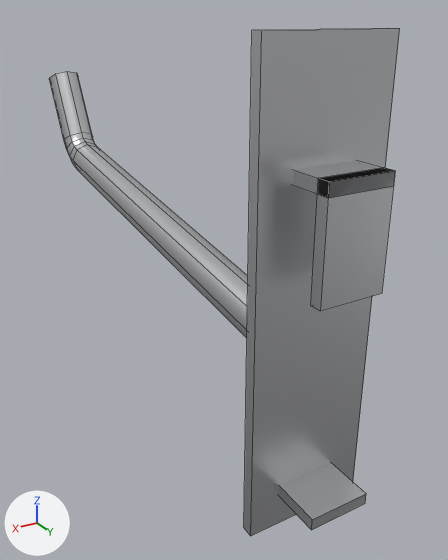
The FBX model models/werkzeugwand/einzelteile/haken_kurz.fbx, before and after one commit.
One viewpoint serves both versions: a camera (50 mm lens) standing at (0.0396, 0.0464, 0.0103) and looking at (-0.0061, -0.0298, -0.0278). Every picture has the same lights, and +X, +Y and +Z are marked at lower left. The older version comes first. Mesh edges are drawn as thin lines. Vertices at exactly the same position are counted once.

Names of what the first picture shows: 'Vorlage_Haken_kurz'.
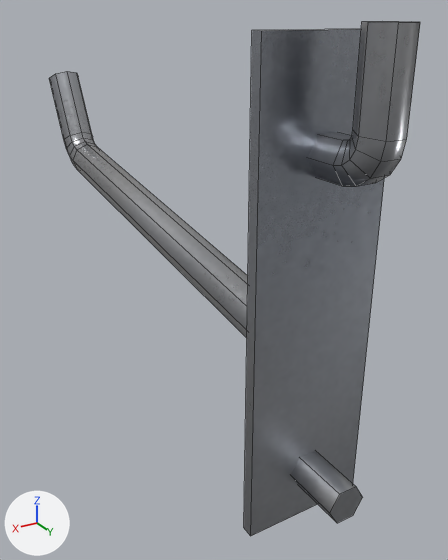
Where the change shows, as pixel boxes (x1, y1, x2, y2) in the pictures (448 x 560 px):
'Vorlage_Haken_kurz', surface changed, reshaped (darker): before (49, 28, 400, 536); after (49, 22, 420, 536)
part 1 of me_haken_kurz, added: after (291, 451, 363, 523)
part 2 of me_haken_kurz, added: after (308, 22, 420, 186)
part 3 of me_haken_kurz, deleted: before (279, 463, 366, 530)
part 4 of me_haken_kurz, deleted: before (293, 161, 395, 311)
part 5 of me_haken_kurz, surface changed (darker): before (49, 28, 400, 536); after (49, 29, 384, 536)

Diff of the bpy script that builds the scene:
```diff
--- a/models/werkzeugwand/einzelteile/haken_kurz.fbx.py
+++ b/models/werkzeugwand/einzelteile/haken_kurz.fbx.py
@@ img_lochwand_haken_rough_png @@
+img_lochwand_haken_rough_png = load_image('lochwand_haken_rough.png', '../texturen/lochwand_haken_rough.png', 512, 512, 'Non-Color')
@@ img_lochwand_haken_metal_png @@
+img_lochwand_haken_metal_png = load_image('lochwand_haken_metal.png', '../texturen/lochwand_haken_metal.png', 512, 512, 'Non-Color')
@@ img_lochwand_haken_co_png @@
+img_lochwand_haken_co_png = load_image('lochwand_haken_co.png', '../texturen/lochwand_haken_co.png', 512, 512, 'sRGB')
@@ img_lochwand_haken_normal_png @@
+img_lochwand_haken_normal_png = load_image('lochwand_haken_normal.png', '../texturen/lochwand_haken_normal.png', 512, 512, 'Non-Color')
@@ mat_lochwand_haken @@
 mat_lochwand_haken = bpy.data.materials.new('Lochwand_Haken')
-# nodes: BsdfPrincipled, OutputMaterial
-# colours: white #e1e2e5
+# nodes: BsdfPrincipled, NormalMap, OutputMaterial, TexImage x4
+# uses the picture img_lochwand_haken_co_png
+# uses the picture img_lochwand_haken_metal_png
+# uses the picture img_lochwand_haken_normal_png
+# uses the picture img_lochwand_haken_rough_png
@@ me_haken_kurz @@
 # used by ob_vorlage_haken_kurz; location = (0.0, 0.0, 0.0)
-me_haken_kurz.from_pydata(...)  # 78 vertices, 66 faces; spans x -0.008..0.008, y -0.0847..0.006, z -0.047..0.009
+me_haken_kurz.from_pydata(...)  # 110 vertices, 94 faces; spans x -0.008..0.008, y -0.0847..0.0086, z -0.047..0.0097
+# me_haken_kurz part 1: a new loose piece, a 6-sided cylinder along y spanning x -0.0024..0.0024, y -0.0008..0.007, z -0.0424..-0.0382, in mat_lochwand_haken
+# me_haken_kurz part 2: a new loose piece of 42 vertices spanning x -0.0024..0.0024, y -0.0008..0.0086, z -0.0044..0.0097, in mat_lochwand_haken
+# me_haken_kurz part 3: the loose piece of 8 vertices spanning x -0.004..0.004, y -0.0005..0.006, z -0.0428..-0.0413 is deleted
+# me_haken_kurz part 4
+# 14 vertices are removed from x -0.004..0.004, y -0.0005..0.005, z -0.016..-0.0033
+# 12 faces are deleted
+# me_haken_kurz part 5: 48 kept faces spanning x -0.008..0.008, y -0.0847..-0.0002, z -0.047..0.009 get new texture (UV) coordinates
 me_haken_kurz.materials.append(mat_lochwand_haken)
```
